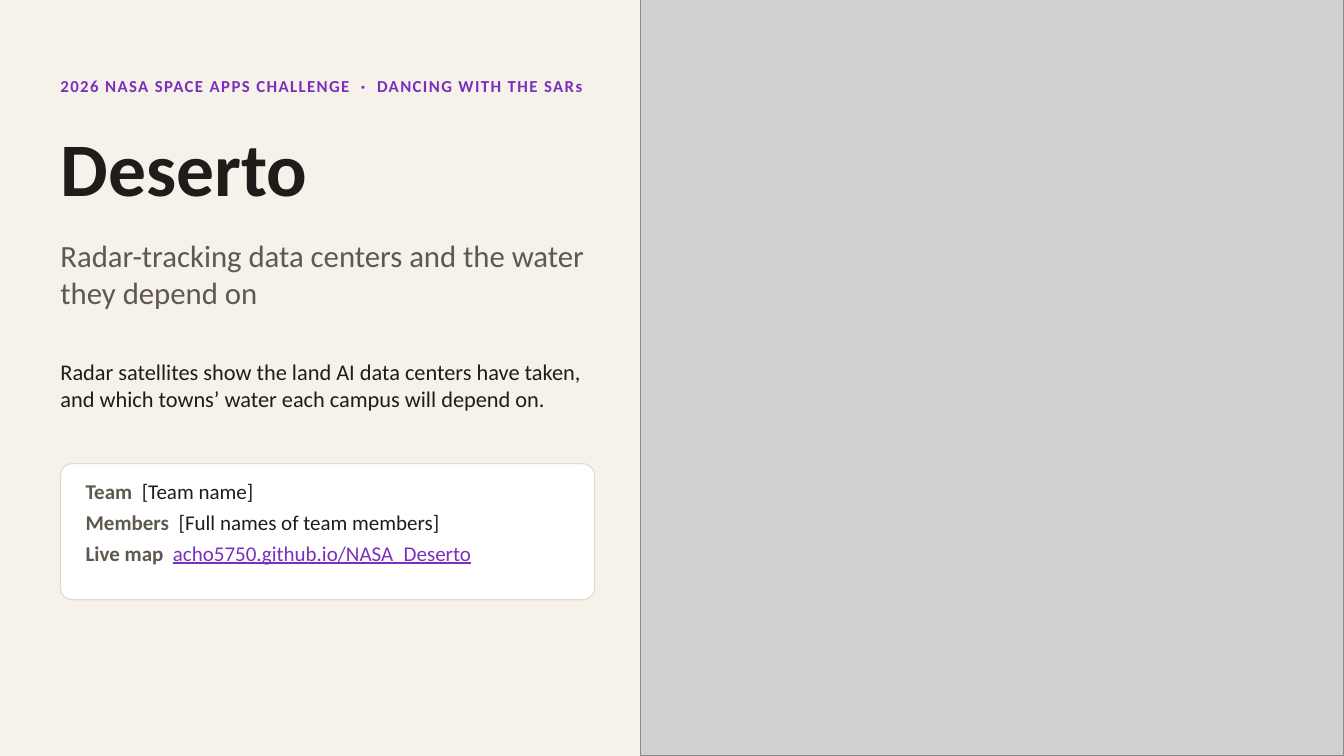
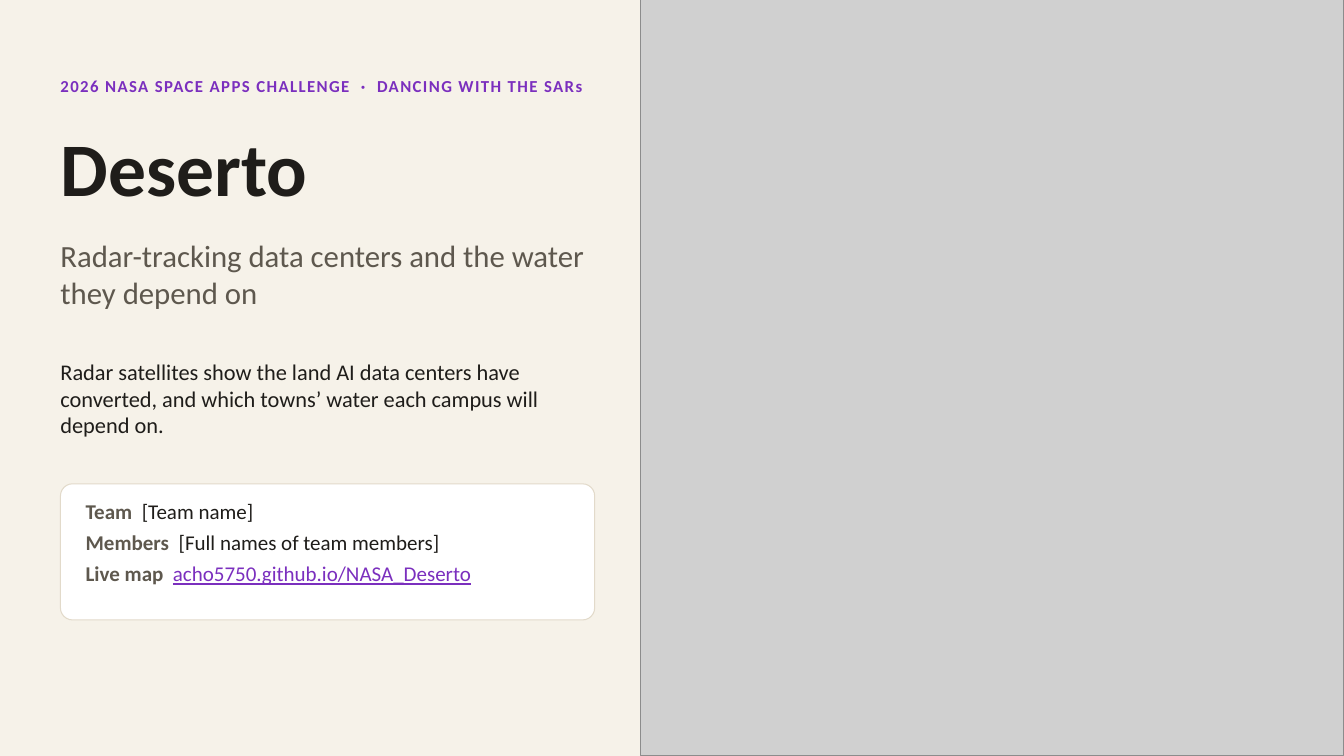
Before and after one commit to acho5750/NASA_Deserto, a slide deck: slide 1 of docs/deck/Data_Centers_and_Water_deck.pptx. Drawn at 1344x756 pixels with LibreOffice and Linux fonts; fonts in the diff are those of the drawing; grey boxes stand for pictures. Boxes give left, top, right and bottom in pixels: in the first picture for what was removed or moved away, otherwise in the second. Text is boxed around its words. In the diff, an @@ line names an element or a change of style, - is before the commit and + after.

```diff
--- a/docs/deck/Data_Centers_and_Water_deck.pptx
+++ b/docs/deck/Data_Centers_and_Water_deck.pptx
@@ text at [60, 364, 538, 437]: text changed @@
-Radar satellites show the land AI data centers have taken, and which towns’ water each campus will depend on.
+Radar satellites show the land AI data centers have converted, and which towns’ water each campus will depend on.
@@ rounded rectangle: place and size @@
-rounded rectangle at [60, 464, 595, 600]
+rounded rectangle at [60, 484, 595, 620]
@@ text "Team [Team name]": place and size @@
-text "Team [Team name]" at [86, 484, 471, 565]
+text "Team [Team name]" at [86, 504, 471, 585]
```
Also in this commit, not shown: 1 other slide changed, 2 other files.
